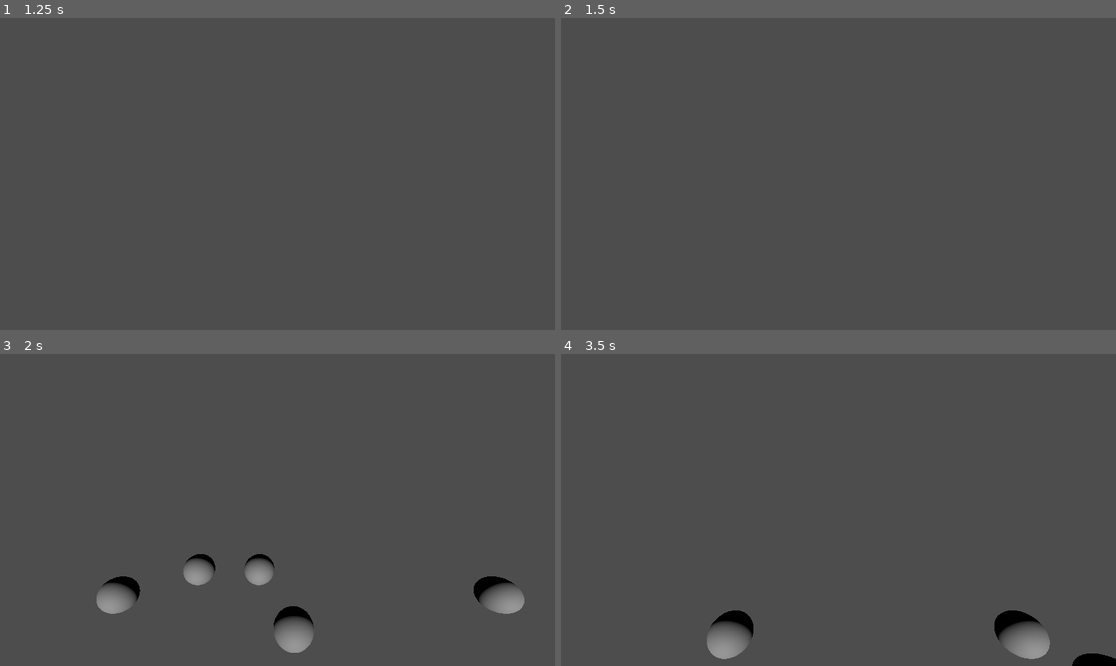
Above: before the commit, frames 1-4 (two rows, left to right).
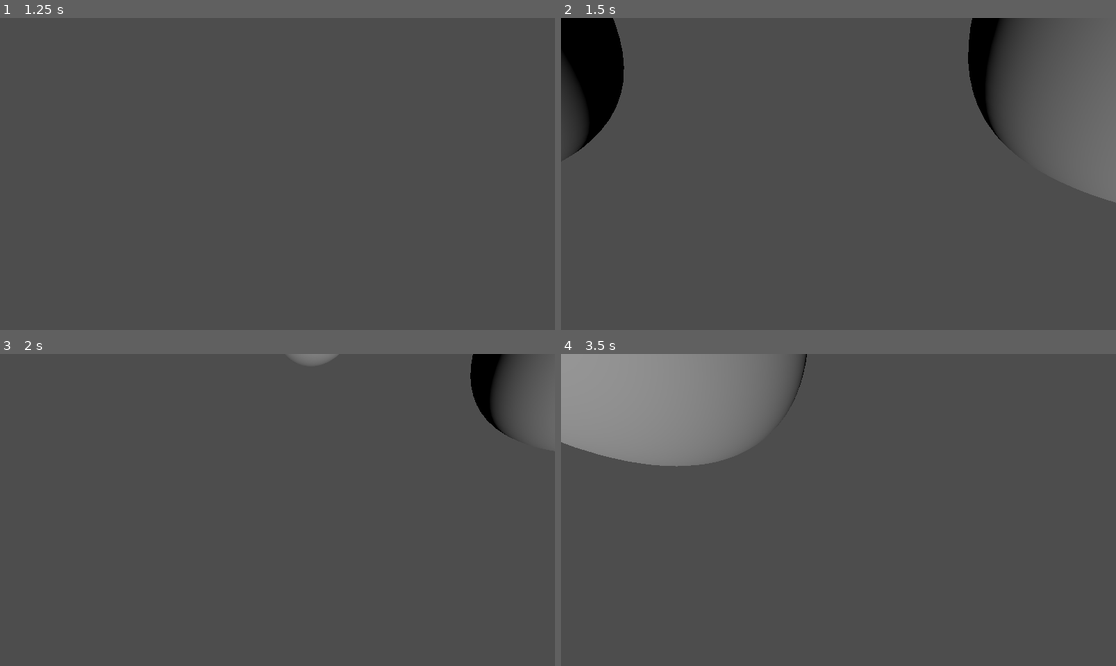
Above: after the commit, the same moments.

Repository: MrNavaStar/void.sys
Game: Godot game, scene res://scenes/world.tscn
The game is run twice, just before and just after one commit, with the same random seed, the same clock (stepped at 60 frames per second) and the same inputs. The project has no main scene, so this scene is started directly.
Inputs (mouse positions are in pixels of both pictures, inside the frame that each line leads up to):
- Up to frame 1 (1.25 s): tap Enter at 0.5 s; move the mouse to (399, 158) at 0.52 s; hold D (right) from 0.53 s (still down); tap Mouse wheel up (zoom_in) at 0.6 s
- Up to frame 2 (1.5 s): tap Space at 1.25 s; move the mouse to (727, 189) at 1.27 s; release D (right) at 1.28 s; hold S (down) from 1.28 s (still down); tap Mouse wheel down (zoom_out) at 1.35 s
- Up to frame 3 (2 s): keep holding S (down)
- Up to frame 4 (3.5 s): move the mouse to (894, 441) at 2.02 s; release S (down) at 2.03 s; hold D (right) 2.03-2.78 s; tap Mouse wheel up (zoom_in) at 2.1 s; move the mouse to (810, 572) at 2.77 s; hold W (up) from 2.78 s (still down); tap Mouse wheel down (zoom_out) at 2.85 s

Frame 1 is identical in both runs. In frame 2, 8.4% of the frame differs, in the area x 0-100%, y 0-60%; in frame 3, 4.1%; in frame 4, 14%, in the area x 0-100%, y 0-100%.

Commit message:
actually add files

Diff:
--- a/scenes/world.tscn
+++ b/scenes/world.tscn
@@ -10,9 +10,12 @@
 transform = Transform3D(1, 0, 0, 0, 1, 0, 0, 0, 1, 0, 61.8032, 58.6319)
 
 [node name="Camera Rig" type="Node3D" parent="."]
+transform = Transform3D(1, 0, 0, 0, 1, 0, 0, 0, 1, 0, 10, 0)
 script = ExtResource("2_4wyf3")
 
-[node name="Camera3D" type="Camera3D" parent="Camera Rig"]
-transform = Transform3D(1, 0, 0, 0, 0.879914, 0.475133, 0, -0.475133, 0.879914, 0, 4.96952, 0)
+[node name="ZoomPivot" type="Node3D" parent="Camera Rig"]
+transform = Transform3D(1, 0, 0, 0, 0.707107, 0.707107, 0, -0.707107, 0.707107, 0, 0, 0)
+
+[node name="Camera3D" type="Camera3D" parent="Camera Rig/ZoomPivot"]
 
 [connection signal="ready" from="." to="." method="_on_ready"]
--- a/scripts/camera_controller.gd
+++ b/scripts/camera_controller.gd
@@ -3,13 +3,13 @@
 @export var speed = 0.2
 @export var zoom_speed = 0.2
 
-@onready var camera = $Camera3D
+@onready var camera = $ZoomPivot/Camera3D
 var target: Vector3
 var zoom_target: float
 
 func _on_ready() -> void:
 	target = position
-	zoom_target = position.z
+	zoom_target = camera.position.z
 
 func _process(delta: float) -> void:
 	var input_direction = Input.get_vector("left", "right", "up", "down")
